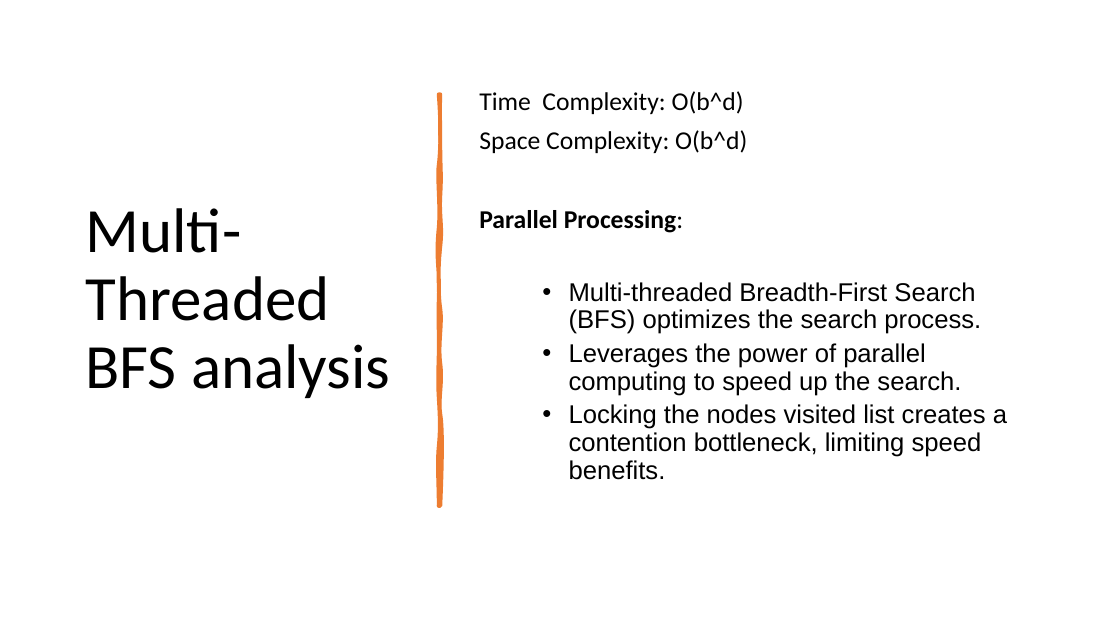
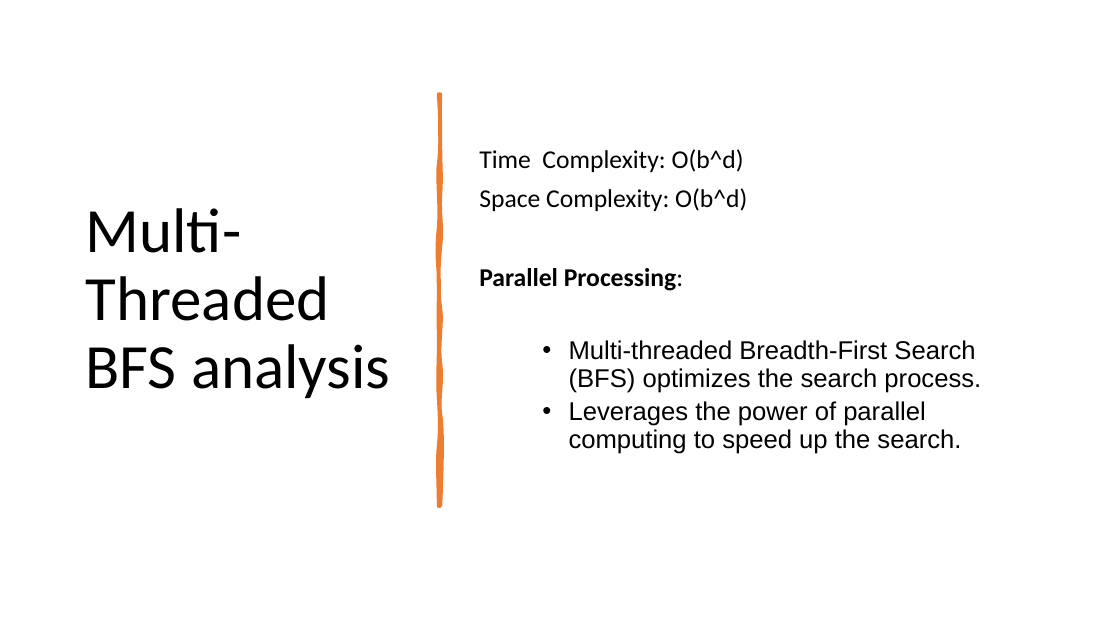
Before and after one commit to danieltebor/cs4306-course-project, a slide deck: slide 10 of docs/cs4306-course-project-presentation.pptx. Drawn at 1120x630 pixels with LibreOffice and Linux fonts; fonts in the diff are those of the drawing. Boxes give left, top, right and bottom in pixels: in the first picture for what was removed or moved away, otherwise in the second. Text is boxed around its words. In the diff, an @@ line names an element or a change of style, - is before the commit and + after.

```diff
--- a/docs/cs4306-course-project-presentation.pptx
+++ b/docs/cs4306-course-project-presentation.pptx
@@ text at box(569, 404, 1007, 480): paragraph removed @@
-  • Locking the nodes visited list creates a contention bottleneck, limiting speed benefits.
```
Also in this commit, not shown: 1 other slide changed, 1 slide removed.
